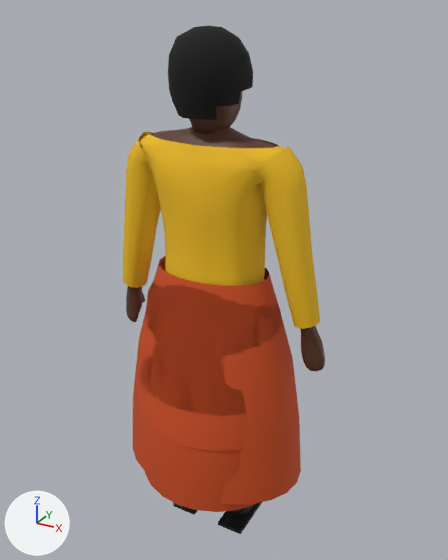
The Blender file blender/chr/chr_homme_fort.blend as it was, and as the next commit left it.
Camera for both pictures: a 50 mm camera at (0.969, -1.685, 1.864) aimed at (0.011, 0.057, 0.993). Every picture has the same lights, and +X, +Y and +Z are marked at lower left. The older version comes first.

Objects in the first picture: 'chr_afro', 'chr_boubou', 'chr_corps', 'chr_haut', 'chr_haut_long', 'chr_jupe', 'chr_pagne_long', 'chr_semelle_D' and 2 more.
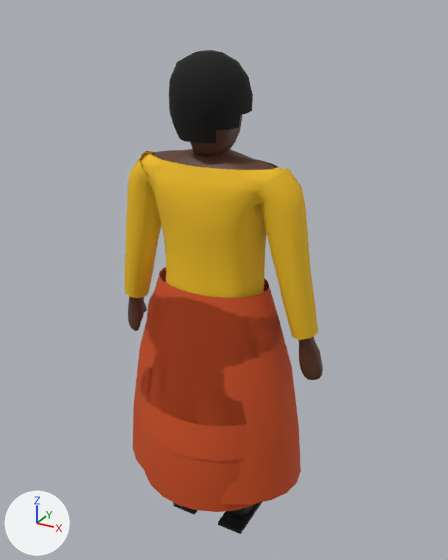
Pixel boxes (x1, y1, x2, y2) of what changed, in the pictures (448 x 560 px):
'chr_haut_long', reshaped: before (123, 132, 320, 329); after (125, 151, 318, 340)
'chr_pagne_long', reshaped: before (140, 263, 282, 512); after (140, 273, 282, 512)
'chr_boubou', reshaped: before (133, 256, 301, 504); after (133, 267, 301, 504)
'chr_afro', moved: before (168, 26, 253, 120); after (169, 50, 253, 144)
'chr_corps', reshaped (mostly hidden): before (126, 91, 325, 371); after (128, 115, 323, 380)
'chr_jupe', moved: before (138, 382, 247, 451); after (139, 389, 246, 461)
'chr_haut', reshaped: before (139, 132, 279, 157); after (140, 151, 278, 176)

Patch to the scene script:
```diff
--- a/blender/chr/chr_homme_fort.blend.py
+++ b/blender/chr/chr_homme_fort.blend.py
@@ me_chr_corps @@
 # used by ob_chr_corps; location = (0.0, 0.0, 0.0)
-me_chr_corps.from_pydata(...)  # 1972 vertices, 2040 faces; spans x -0.41..0.41, y -0.12..0.18, z -0.02..1.78
+me_chr_corps.from_pydata(...)  # 1983 vertices, 2050 faces; spans x -0.4..0.4, y -0.12..0.18, z -0.02..1.71
+# me_chr_corps part 1: 44 vertices moved within x -0.36..0.36, y -0.05..0.15, z 0.04..1.62; 1391 vertices removed from x -0.41..0.41, y -0.12..0.18, z -0.02..1.78; 1516 vertices added at x -0.4..0.4, y -0.12..0.18, z -0.02..1.71
+# other edits to the shape of me_chr_corps do not show in these pictures
 me_chr_corps.materials.append(mat_chr_peau)
@@ me_chr_haut @@
 # used by ob_chr_haut; location = (0.0, 0.0, 0.0)
-me_chr_haut.from_pydata(...)  # 548 vertices, 488 faces; spans x -0.327..0.327, y -0.135..0.193, z 0.889..1.489
+me_chr_haut.from_pydata(...)  # 548 vertices, 488 faces; spans x -0.326..0.326, y -0.135..0.195, z 0.847..1.425
+# me_chr_haut part 2: 548 of 548 vertices moved; they spanned x -0.327..0.327, y -0.135..0.193, z 0.889..1.489 and now span x -0.326..0.326, y -0.135..0.195, z 0.847..1.425; mean shift (0.0, 0.0, -0.057)
 me_chr_haut.materials.append(mat_chr_chemise)
@@ me_chr_haut_long @@
 # used by ob_chr_haut_long; location = (0.0, 0.0, 0.0)
-me_chr_haut_long.from_pydata(...)  # 644 vertices, 584 faces; spans x -0.384..0.384, y -0.137..0.195, z 0.889..1.491
+me_chr_haut_long.from_pydata(...)  # 644 vertices, 584 faces; spans x -0.379..0.379, y -0.137..0.197, z 0.847..1.427
+# me_chr_haut_long part 3: 644 of 644 vertices moved; they spanned x -0.384..0.384, y -0.137..0.195, z 0.889..1.491 and now span x -0.379..0.379, y -0.137..0.197, z 0.847..1.427; mean shift (0.0, 0.0, -0.055)
 me_chr_haut_long.materials.append(mat_chr_chemise)
@@ me_chr_jupe @@
 # used by ob_chr_jupe; location = (0.0, 0.0, 0.0)
-me_chr_jupe.from_pydata(...)  # 120 vertices, 96 faces; spans x -0.296..0.296, y -0.266..0.266, z 0.509..1.039
+me_chr_jupe.from_pydata(...)  # 120 vertices, 96 faces; spans x -0.296..0.296, y -0.266..0.266, z 0.467..0.997
+# me_chr_jupe part 4: the whole mesh is moved by (0.0, 0.0, -0.042)
 me_chr_jupe.materials.append(mat_chr_tissu)
@@ me_chr_pagne_long @@
 # used by ob_chr_pagne_long; location = (0.0, 0.0, 0.0)
-me_chr_pagne_long.from_pydata(...)  # 144 vertices, 120 faces; spans x -0.291..0.291, y -0.271..0.271, z 0.24..1.039
+me_chr_pagne_long.from_pydata(...)  # 144 vertices, 120 faces; spans x -0.291..0.291, y -0.271..0.271, z 0.24..0.997
+# me_chr_pagne_long part 5: all 120 vertices in x -0.291..0.291, y -0.271..0.271, z 0.439..1.039 are moved by (0.0, 0.0, -0.042)
 me_chr_pagne_long.materials.append(mat_chr_tissu)
@@ me_chr_boubou @@
 # used by ob_chr_boubou; location = (0.0, 0.0, 0.0)
-me_chr_boubou.from_pydata(...)  # 120 vertices, 96 faces; spans x -0.345..0.345, y -0.252..0.252, z 0.28..1.059
+me_chr_boubou.from_pydata(...)  # 120 vertices, 96 faces; spans x -0.345..0.345, y -0.252..0.252, z 0.28..1.017
+# me_chr_boubou part 6: all 96 vertices in x -0.328..0.328, y -0.24..0.24, z 0.519..1.059 are moved by (0.0, 0.0, -0.042)
 me_chr_boubou.materials.append(mat_chr_tissu)
@@ me_chr_afro @@
 # used by ob_chr_afro; location = (0.0, 0.0, 0.0)
-me_chr_afro.from_pydata(...)  # 107 vertices, 85 faces; spans x -0.124..0.124, y -0.142..0.131, z 1.566..1.815
+me_chr_afro.from_pydata(...)  # 107 vertices, 85 faces; spans x -0.124..0.124, y -0.142..0.131, z 1.499..1.748
+# me_chr_afro part 7: the whole mesh is moved by (0.0, 0.0, -0.068)
 me_chr_afro.materials.append(mat_chr_cheveux)
```
